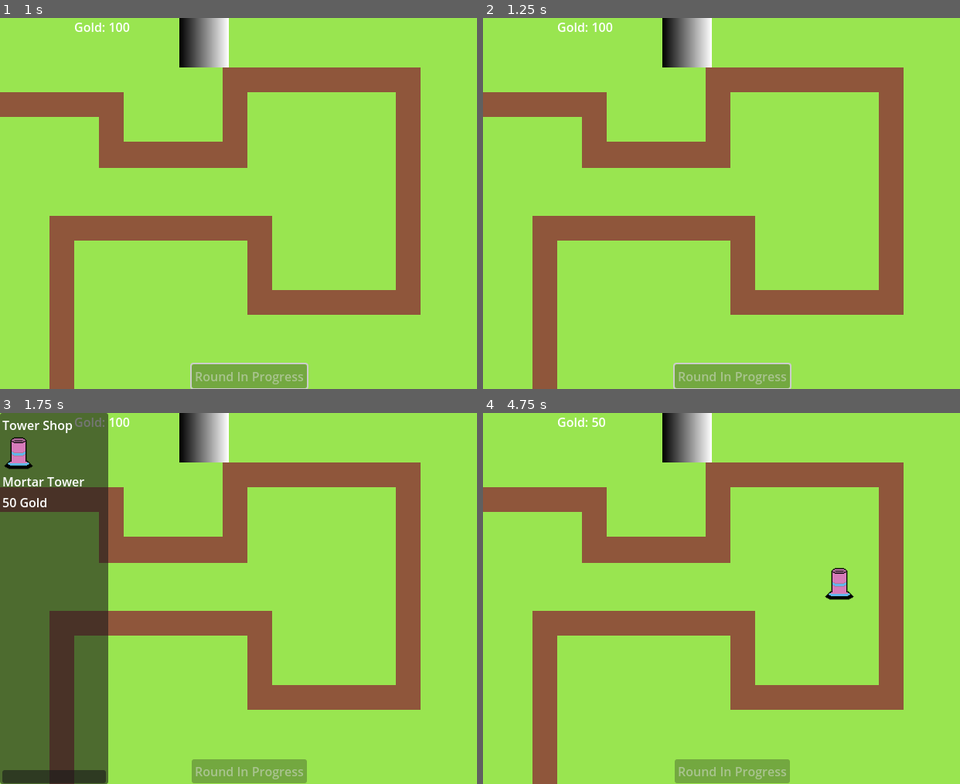
Above: before the commit, frames 1-4 (two rows, left to right).
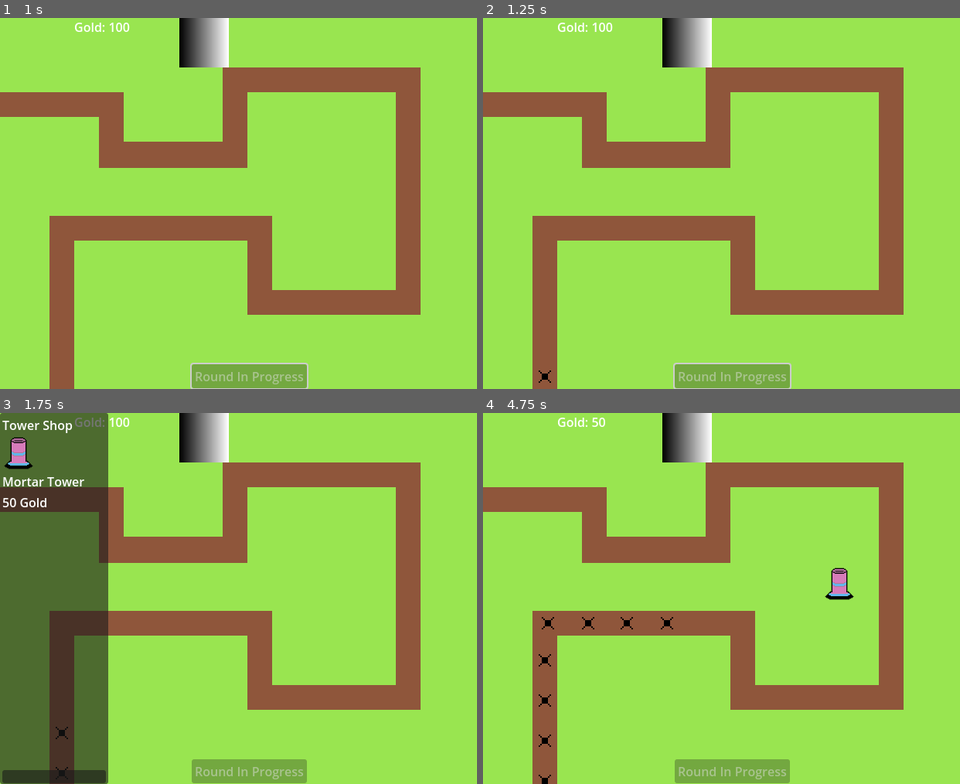
Above: after the commit, the same moments.

Repository: brandon-relentnet/RogueTD
Game: Godot game, scene res://scenes/maps/map.tscn
Same seed, same stepped clock (60 frames per second), same inputs: the game is played once before the commit and once after it.
Inputs (mouse positions are in pixels of both pictures, inside the frame that each line leads up to):
- Up to frame 1 (1 s): click "Start Round" at 0.5 s
- Up to frame 2 (1.25 s): no input
- Up to frame 3 (1.75 s): click (214, 438) at 1.25 s
- Up to frame 4 (4.75 s): click (487, 438) at 2 s; tap Enter at 2.75 s; move the mouse to (840, 579) at 2.77 s; click (840, 579) at 2.92 s; move the mouse to (630, 617) at 3.52 s; hold S 3.53-4.28 s; move the mouse to (778, 516) at 4.27 s

Frame 1 is identical in both runs. In frame 2, less than 0.1% of the frame differs, in the area x 11-15%, y 95-99%; in frame 3, less than 0.1%; in frame 4, 0.3%, in the area x 11-40%, y 55-100%.

Commit message:
Successfully got round based combat implemented.
I feel like my organization is getting out of hand, I need to get on top of it before its too late.

Diff:
--- a/scenes/enemies/enemy_spawner.gd
+++ b/scenes/enemies/enemy_spawner.gd
@@ -15,11 +15,25 @@
 	if enemy_scene == null:
 		enemy_scene = load("res://scenes/enemies/enemy.tscn")
 
-	# Find RoundManager and connect signals
+	# Use a timer to find the RoundManager after a brief delay
+	var timer = Timer.new()
+	timer.wait_time = 0.1  # Short delay to ensure RoundManager is initialized
+	timer.one_shot = true
+	timer.timeout.connect(find_round_manager)
+	add_child(timer)
+	timer.start()
+
+func find_round_manager():
+	print("Looking for RoundManager...")
 	var round_managers = get_tree().get_nodes_in_group("round_manager")
+	print("Found", round_managers.size(), "round managers")
+
 	if round_managers.size() > 0:
 		round_manager = round_managers[0]
 		round_manager.round_started.connect(_on_round_started)
+		print("Successfully connected to RoundManager")
+	else:
+		print("ERROR: Could not find RoundManager!")
 
 func _process(delta):
 	if is_spawning and enemies_spawned < enemies_to_spawn:
@@ -41,16 +55,24 @@
 	# Determine enemy count based on current round
 	var current_round = round_manager.get_current_round()
 
+	# Debug print to check what's happening
+	print("Enemy spawner received round start signal, round: ", current_round)
+
 	if current_round == 1:
 		enemies_to_spawn = enemy_count_round1
 	else:
 		enemies_to_spawn = enemy_count_round2
+
+	print("Will spawn ", enemies_to_spawn, " enemies")
 
 	enemies_spawned = 0
 	is_spawning = true
 	timer = 0  # Reset timer to start spawning immediately
 
 func spawn_enemy():
+	print("Spawning enemy...")
 	var enemy = enemy_scene.instantiate()
+	print("Enemy instantiated, adding to path...")
 	$"../EnemyPath".add_child(enemy)
+	print("Enemy added to path")
 	enemies_spawned += 1
--- a/scenes/maps/map.gd
+++ b/scenes/maps/map.gd
@@ -4,7 +4,6 @@
 var currency = 100
 var preview_tower = null
 @onready var shop = $TowerShop  # Reference to your TowerShop node
-@onready var start_button = $CanvasLayer/StartRoundButton  # Adjust path as needed
 @onready var round_manager = $RoundManager
 
 func _ready():
@@ -22,14 +21,6 @@
 
 	# Update currency display
 	shop.set_currency(currency)
-
-	 # Connect button pressed signal to function
-	if start_button and round_manager:
-		start_button.pressed.connect(_on_start_round_button_pressed)
-		print("Button connected to round manager")
-	else:
-		print("Failed to connect button: ", start_button, " to round manager: ", round_manager)
-
 
 func _on_start_round_button_pressed():
 	print("Button pressed!")
--- a/scenes/ui/round_ui.gd
+++ b/scenes/ui/round_ui.gd
@@ -6,19 +6,31 @@
 
 func _ready():
 	# Find the round manager
+	print("RoundUI ready, looking for RoundManager...")
 	var round_managers = get_tree().get_nodes_in_group("round_manager")
+	print("Found ", round_managers.size(), " round managers")
 	if round_managers.size() > 0:
+		round_manager = round_managers[0]
+		print("Connecting to RoundManager signals")
 		round_manager = round_managers[0]
 		# Connect signals from round manager
 		round_manager.round_started.connect(_on_round_started)
 		round_manager.round_ended.connect(_on_round_ended)
+		# Connect button signal
+		start_button.pressed.connect(_on_start_round_button_pressed)
+	else:
+		print("ERROR: No RoundManager found!")
 
-	# Connect button signal
-	start_button.pressed.connect(_on_start_round_button_pressed)
+
 
 func _on_start_round_button_pressed():
+	print("Start Round button pressed!")
 	if round_manager and !round_manager.is_round_in_progress():
+		print("Calling start_round() on RoundManager")
 		round_manager.start_round()
+	else:
+		print("Cannot start round: ", "round_manager null? ", round_manager == null,
+			  ", is in progress? ", round_manager.is_round_in_progress() if round_manager else "N/A")
 
 func _on_round_started():
 	start_button.disabled = true
